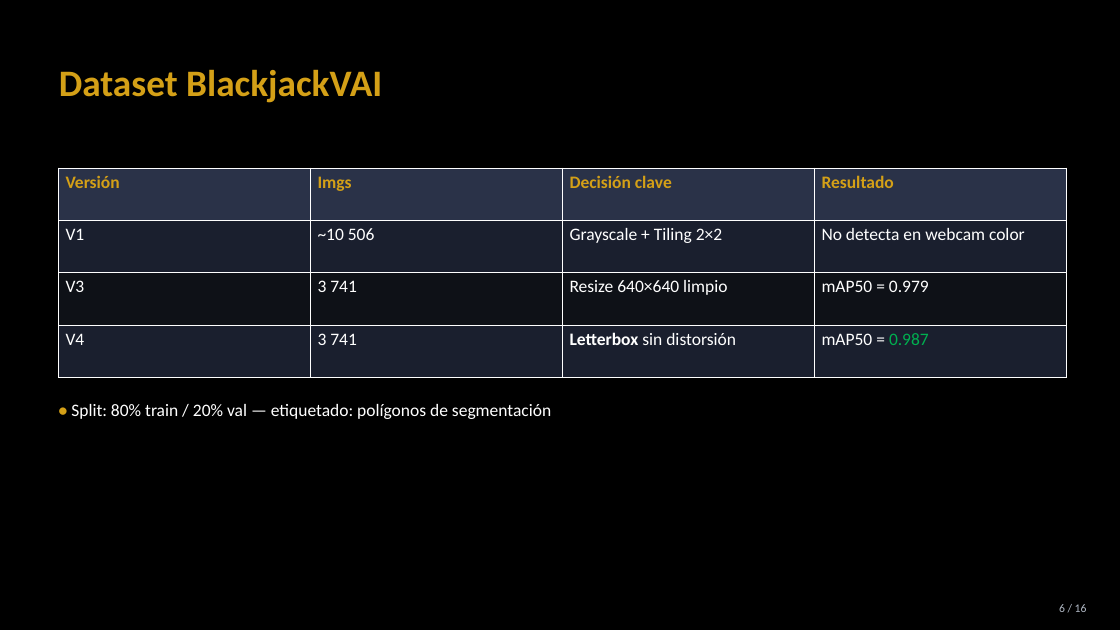
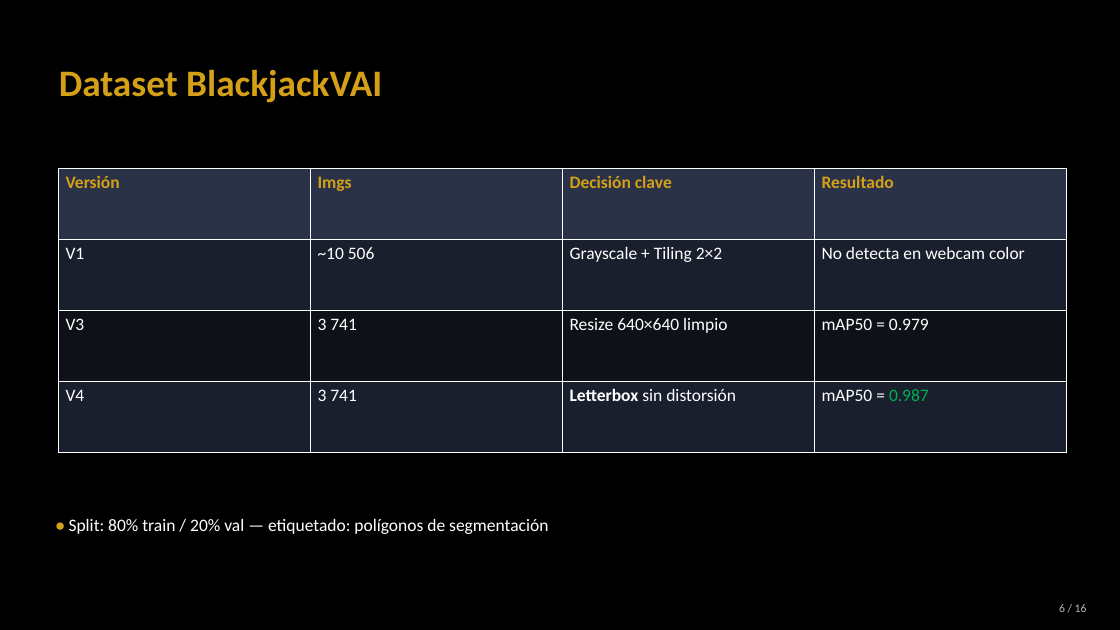
Before and after one commit to davidmoreda/blackjack-VAI, a slide deck: slide 10 of docs/presentation_assets/BlackjackVAI_presentacion.pptx (slide 5 before the commit). Drawn at 1120x630 pixels with LibreOffice and Linux fonts; fonts in the diff are those of the drawing. Boxes give left, top, right and bottom in pixels: in the first picture for what was removed or moved away, otherwise in the second. Text is boxed around its words. In the diff, an @@ line names an element or a change of style, - is before the commit and + after.

```diff
--- a/docs/presentation_assets/BlackjackVAI_presentacion.pptx
+++ b/docs/presentation_assets/BlackjackVAI_presentacion.pptx
@@ table: place and size @@
-table at [59, 168, 1067, 378]
+table at [59, 168, 1067, 453]
@@ text "• Split: 80% train / ...": place and size @@
-text "• Split: 80% train / ..." at [71, 404, 551, 419]
+text "• Split: 80% train / ..." at [69, 519, 548, 534]
```
Also in this commit, not shown: 5 other slides changed, 9 slides added, 5 slides removed, 1 other file.
